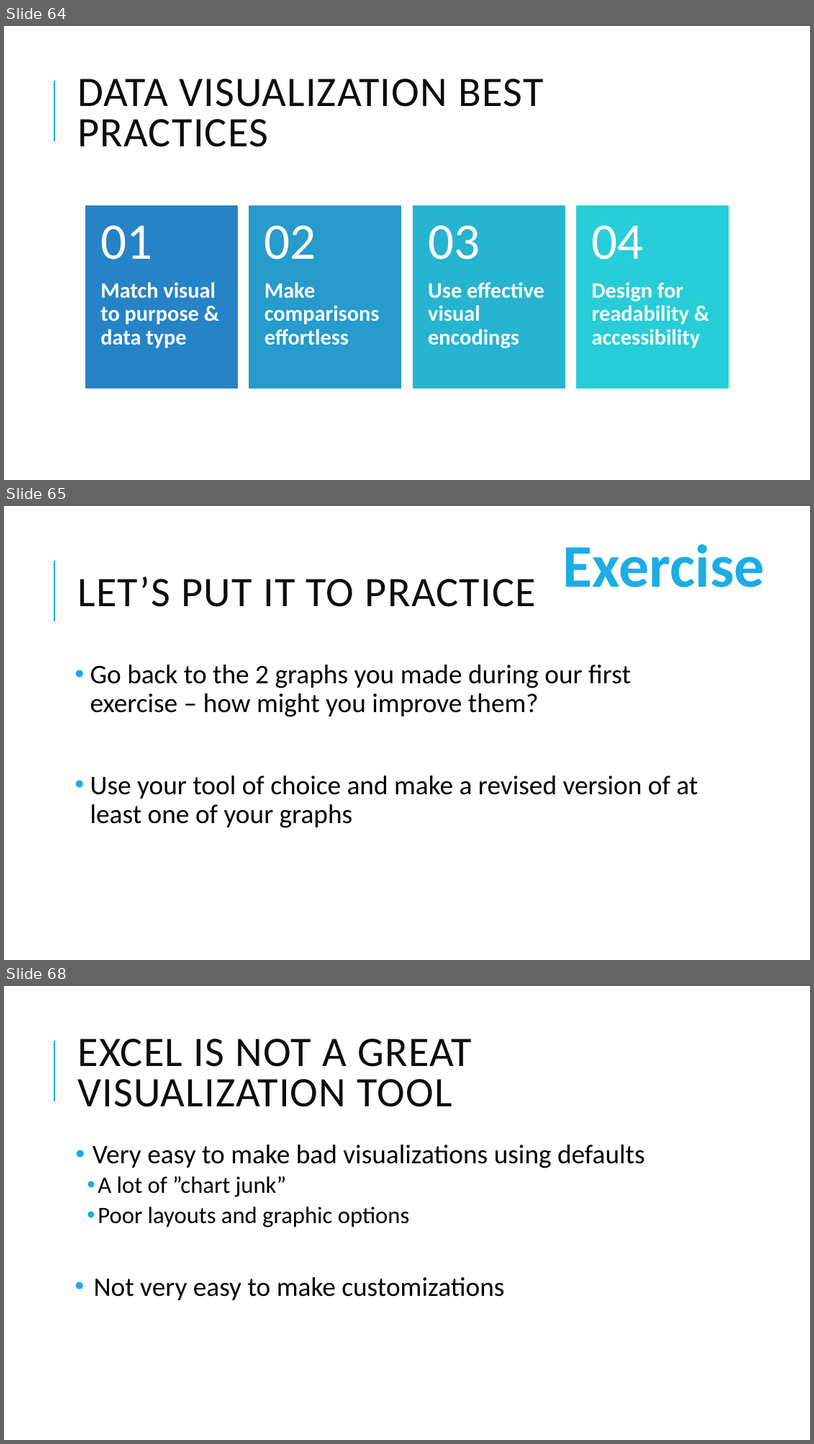
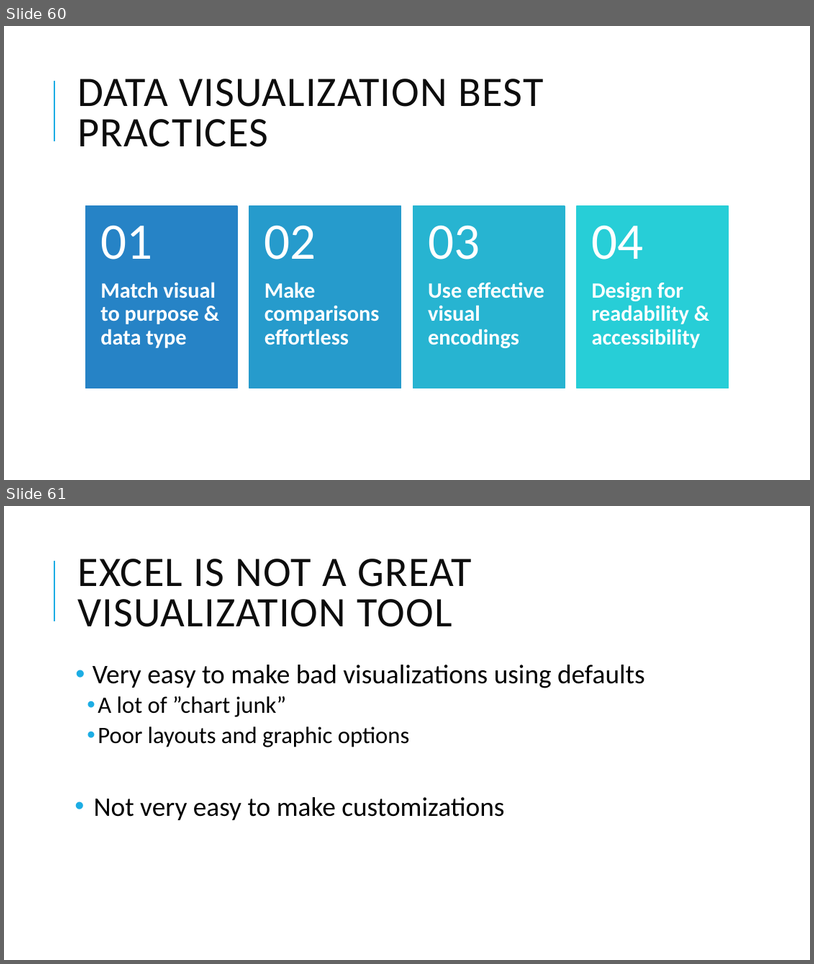
Before and after one commit to pcmathias/dlmp-data-analysis-with-r, a slide deck: presentations/04 - Visualization Principles.pptx. Shown one above the other, each under a label of ours: slides 64, 65 and 68 before the commit, slides 60 and 61 after it; the slides between them are not shown. The pictures are 814x1444 and 814x964 pixels, drawn with LibreOffice and Linux fonts; fonts in the diff are those of the drawing. Boxes give left, top, right and bottom in pixels: in the first picture for what was removed or moved away, otherwise in the second. Text is boxed around its words. In the diff, an @@ line names an element or a change of style, - is before the commit and + after.

```diff
--- a/presentations/04 - Visualization Principles.pptx
+++ b/presentations/04 - Visualization Principles.pptx
@@ slide 65 removed at (x1=4, y1=506, x2=810, y2=960), background #FFFFFF; not listed: 1 template element that a slide beside it also shows @@
@@ text removed at (x1=563, y1=544, x2=765, y2=587) @@
-Exercise
@@ title removed at (x1=77, y1=577, x2=536, y2=607) @@
-LET’S PUT IT TO PRACTICE
@@ text removed at (x1=90, y1=664, x2=698, y2=828) @@
-• Go back to the 2 graphs you made during our first exercise – how might you improve them?
-• Use your tool of choice and make a revised version of at least one of your graphs
@@ what was slide 64 is now slide 60 @@
@@ what was slide 68 is now slide 61 @@
```
Also in this commit, not shown: 2 slides changed, 6 other slides removed.
